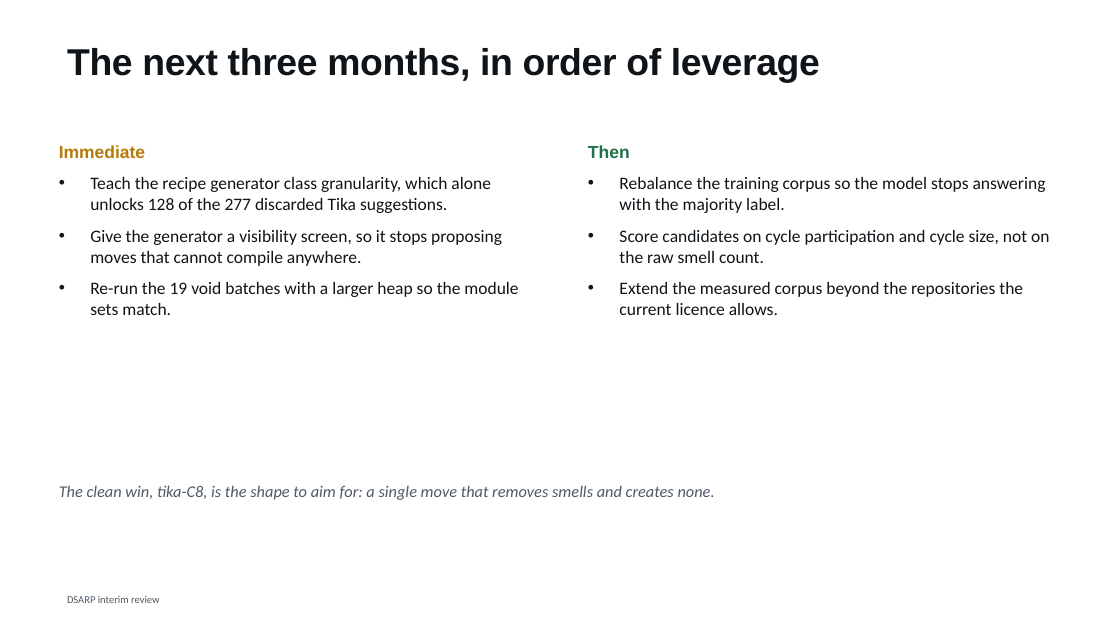
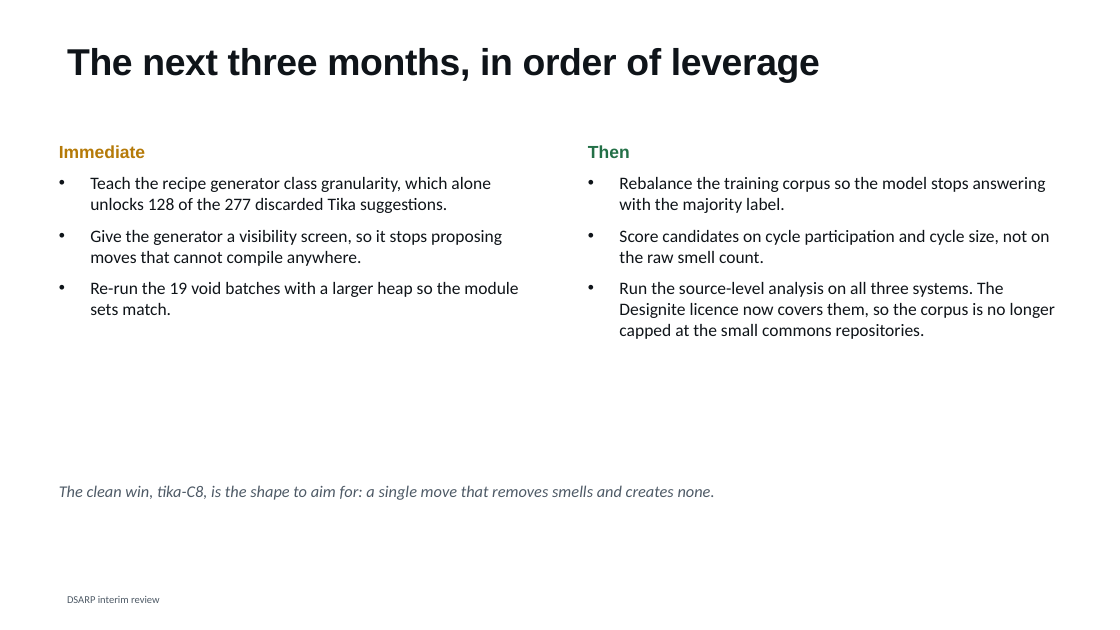
Before and after one commit to shimoriki/DSARPProject, a slide deck: slide 43 of docs/DSARP_interim_review.pptx. Drawn at 1120x630 pixels with LibreOffice and Linux fonts; fonts in the diff are those of the drawing. Boxes give left, top, right and bottom in pixels: in the first picture for what was removed or moved away, otherwise in the second. Text is boxed around its words. In the diff, an @@ line names an element or a change of style, - is before the commit and + after.

```diff
--- a/docs/DSARP_interim_review.pptx
+++ b/docs/DSARP_interim_review.pptx
@@ text at [619, 282, 1055, 339]: text changed @@
-• Extend the measured corpus beyond the repositories the current licence allows.
+• Run the source-level analysis on all three systems. The Designite licence now covers them, so the corpus is no longer capped at the small commons repositories.
```
Also in this commit, not shown: 1 other slide changed, 4 other files.
